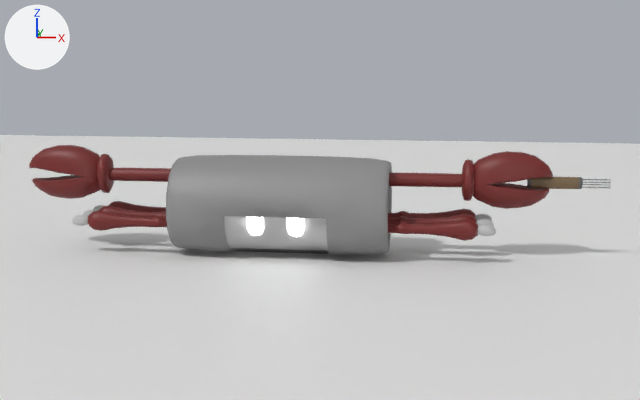
The Blender file Animaciones/CAMPUZANO/Bailes.blend as it was, and as the next commit left it.
Before and after are seen from a 50 mm lens placed at (7.2, -42.9, 10.5), pointed at (1.8, 0.3, 2.7). The axes (+X, +Y, +Z) are drawn at upper left. The lights are the same throughout.
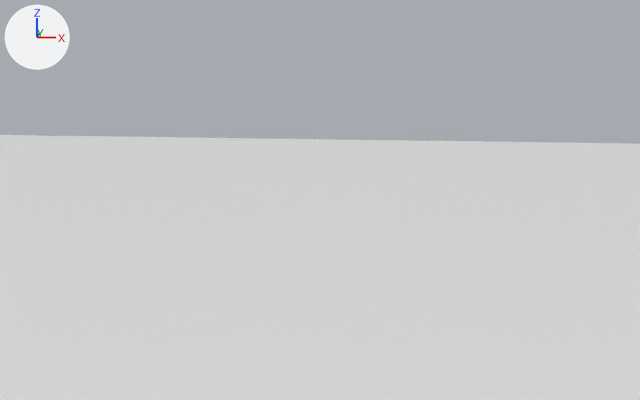
Commit message: bailes hermy

Pixel boxes [x1, y1, x2, y2] of what changed, in the pictures (640 x 400 px):
'CH.Guacharaco', hidden
    before: [29, 145, 553, 255]
'Cube.020', hidden (brown)
    before: [527, 177, 611, 189]

What the commit changed:
Object 'CH.Guacharaco' (ob_ch_guacharaco) is now hidden.
Object 'Cube.020' (ob_cube_020) moves from (14.93, -0.01, 3.82) to (-1.43, -1.99, 4.34).
Object 'Cube.020' (ob_cube_020) turns from (0, 0, 0) to (31, -4.2, 167) degrees about x, y and z.
Object 'Cube.020' (ob_cube_020) is now hidden.
